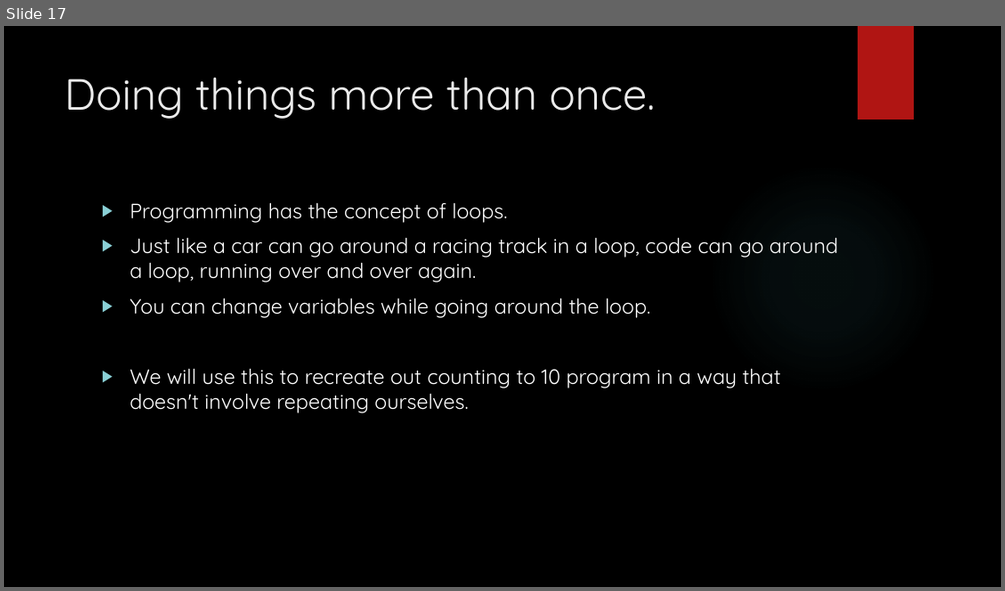
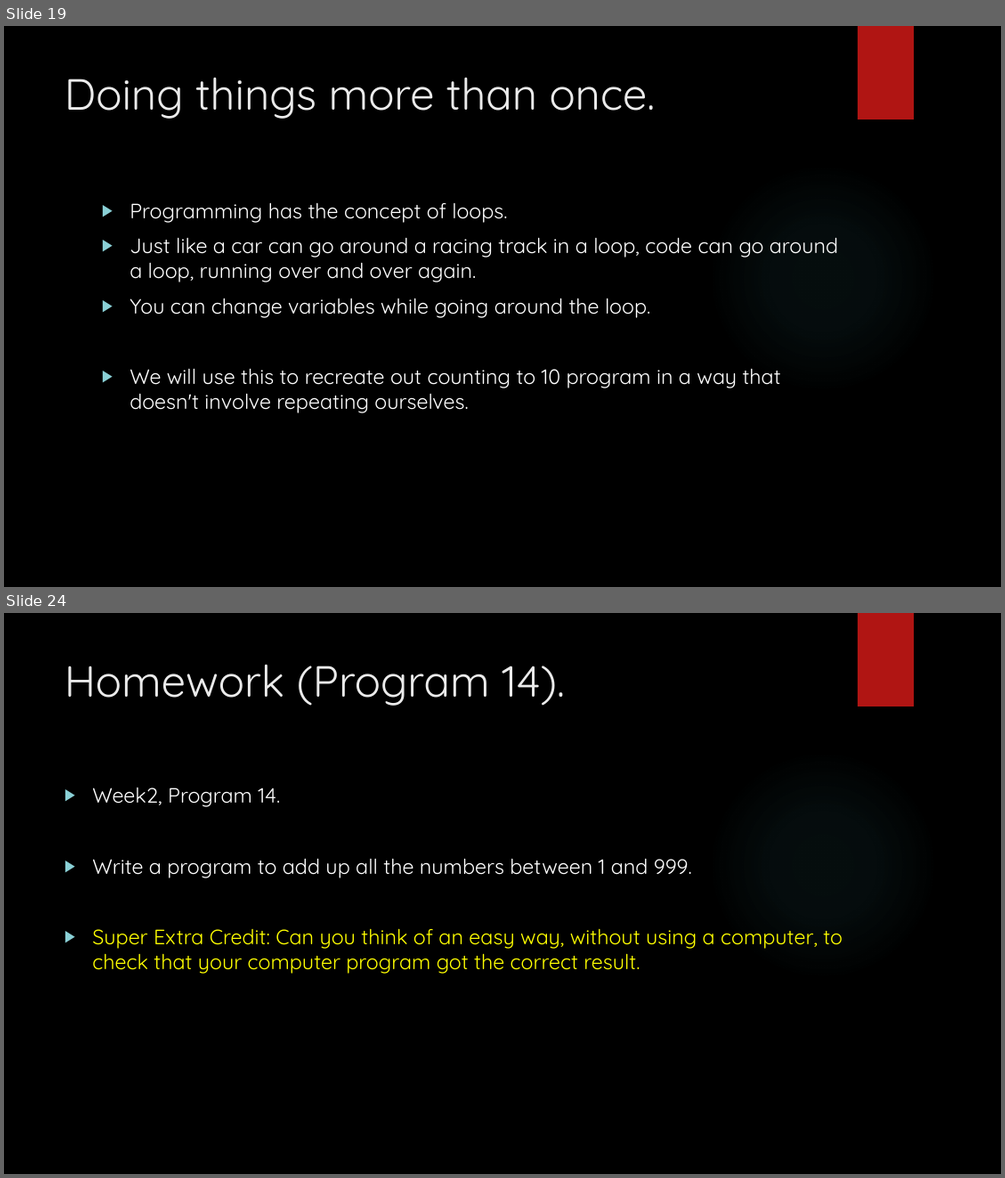
Before and after one commit to davidgroves/DGM_Tutorials, a slide deck: week2/week2.pptx. Shown one above the other, each under a label of ours: slide 17 before the commit, slides 19 and 24 after it; the slides between them are not shown. The pictures are 1005x591 and 1005x1178 pixels, drawn with LibreOffice and Linux fonts; fonts in the diff are those of the drawing; background and template pictures are left out. Boxes give left, top, right and bottom in pixels: in the first picture for what was removed or moved away, otherwise in the second. Text is boxed around its words. In the diff, an @@ line names an element or a change of style, - is before the commit and + after.

Commit message:
Finished up week2

```diff
--- a/week2/week2.pptx
+++ b/week2/week2.pptx
@@ slide 24 added at box(4, 613, 1001, 1174), background picture (left out); not listed: 2 template elements that a slide beside it also shows @@
@@ title added at box(65, 664, 565, 706), 42 pt, text #EBEBEB @@
+Homework (Program 14).
@@ text added at box(92, 787, 842, 973), 20 pt, text #FFFF00 @@
+▶ Week2, Program 14.
+▶ Write a program to add up all the numbers between 1 and 999.
+▶ Super Extra Credit: Can you think of an easy way, without using a computer, to check that your computer program got the correct result.
@@ what was slide 17 is now slide 19 @@
```
Also in this commit, not shown: 1 slide changed, 6 other slides added.
